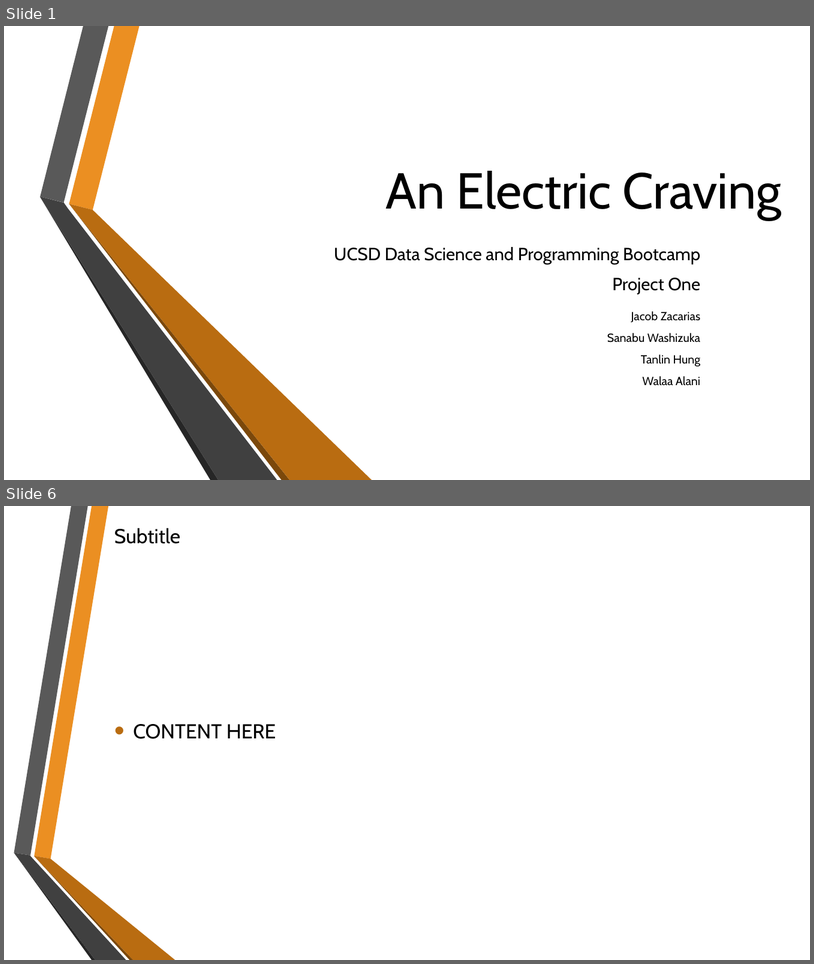
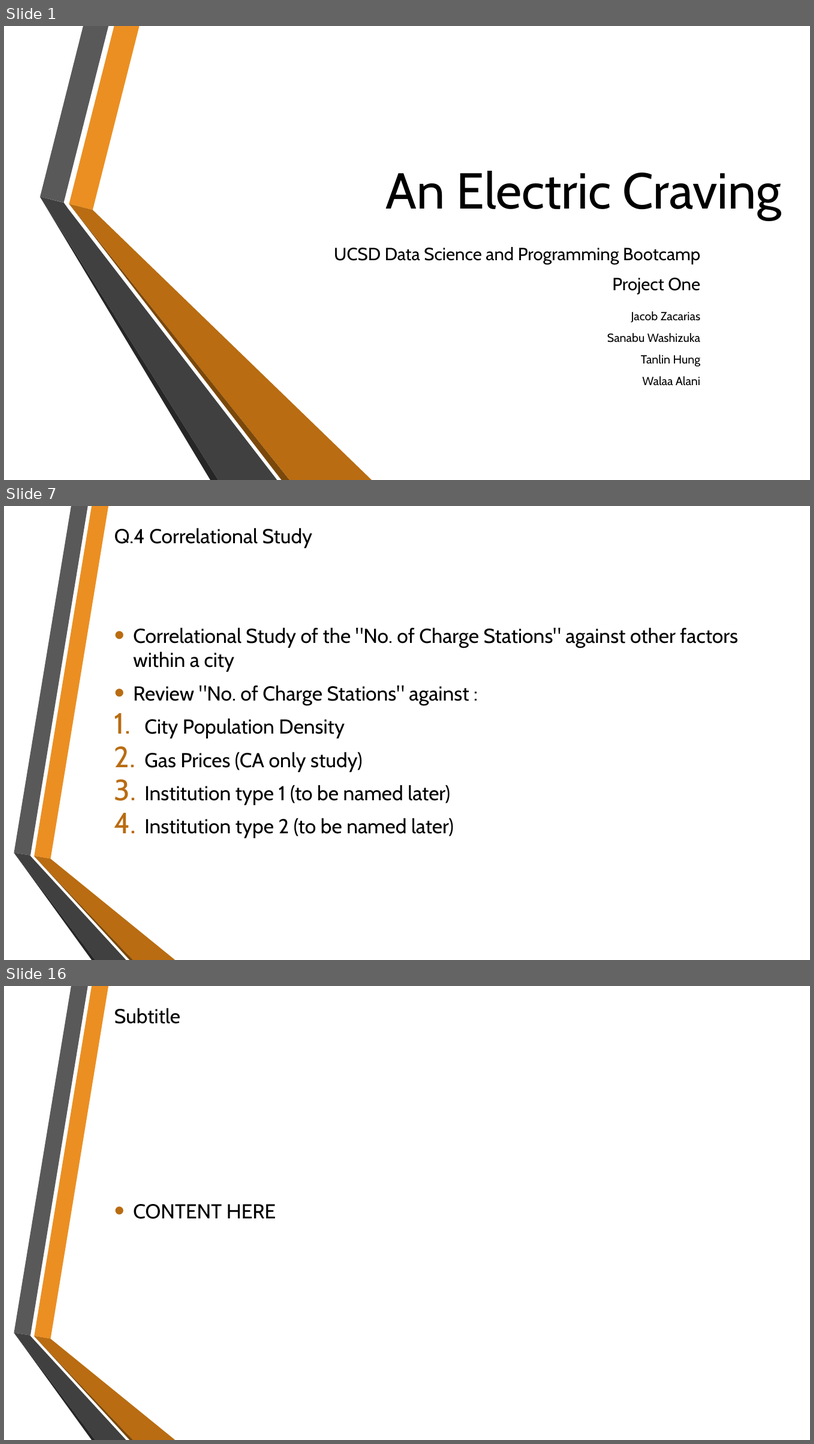
Before and after one commit to SanabuW/project-one, a slide deck: An Electric Craving.pptx. Shown one above the other, each under a label of ours: slides 1 and 6 before the commit, slides 1, 7 and 16 after it; the slides between them are not shown. The pictures are 814x964 and 814x1444 pixels, drawn with LibreOffice and Linux fonts; fonts in the diff are those of the drawing; background and template pictures are left out. Boxes give left, top, right and bottom in pixels: in the first picture for what was removed or moved away, otherwise in the second. Text is boxed around its words. In the diff, an @@ line names an element or a change of style, - is before the commit and + after.

```diff
--- a/An Electric Craving.pptx
+++ b/An Electric Craving.pptx
@@ slide 7 added at (x1=4, y1=506, x2=810, y2=960), background picture (left out); not listed: 6 template elements that a slide beside it also shows @@
@@ title added at (x1=114, y1=528, x2=313, y2=548), 24 pt, text #000000 @@
+Q.4 Correlational Study
@@ text added at (x1=133, y1=627, x2=738, y2=838), 24 pt, text #000000 @@
+• Correlational Study of the "No. of Charge Stations" against other factors within a city
+• Review "No. of Charge Stations" against :
+1. City Population Density
+2. Gas Prices (CA only study)
+3. Institution type 1 (to be named later)
+4. Institution type 2 (to be named later)
@@ what was slide 6 is now slide 16 @@
```
Also in this commit, not shown: 2 slides changed, 11 other slides added, 2 slides removed, 19 other files.
